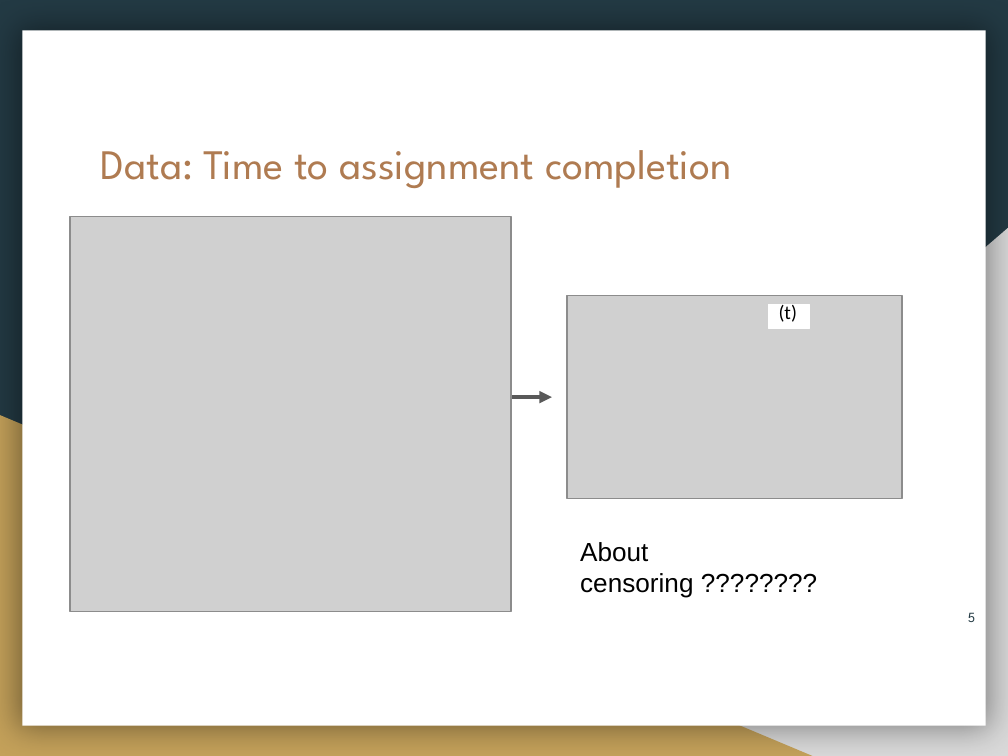
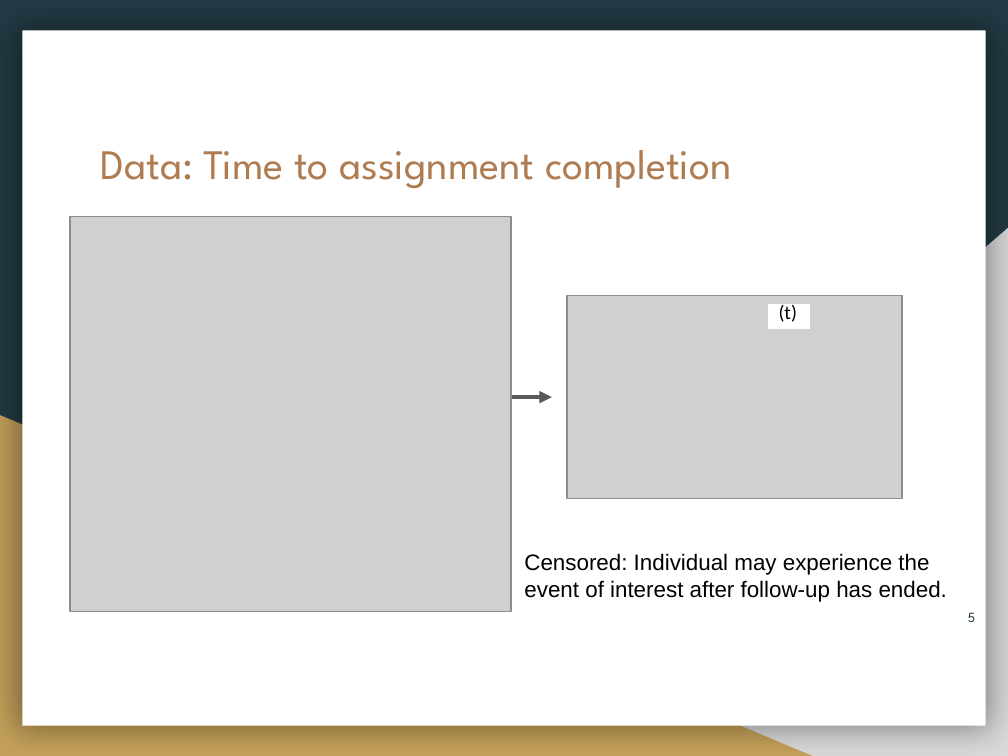
Before and after one commit to Jesse-Islam/ATGC_survival_presentation_Feb.27.2020, a slide deck: slide 5 of Intro To Survival Analysis.pptx. Drawn at 1008x756 pixels with LibreOffice and Linux fonts; fonts in the diff are those of the drawing; grey boxes stand for pictures. Boxes give left, top, right and bottom in pixels: in the first picture for what was removed or moved away, otherwise in the second. Text is boxed around its words. In the diff, an @@ line names an element or a change of style, - is before the commit and + after.

```diff
--- a/Intro To Survival Analysis.pptx
+++ b/Intro To Survival Analysis.pptx
@@ text at [524, 553, 947, 602]: text changed; size 14 to 12 pt @@
-About censoring ????????
+Censored: Individual may experience the event of interest after follow-up has ended.
```
Also in this commit, not shown: 4 other slides changed, 6 other files.
